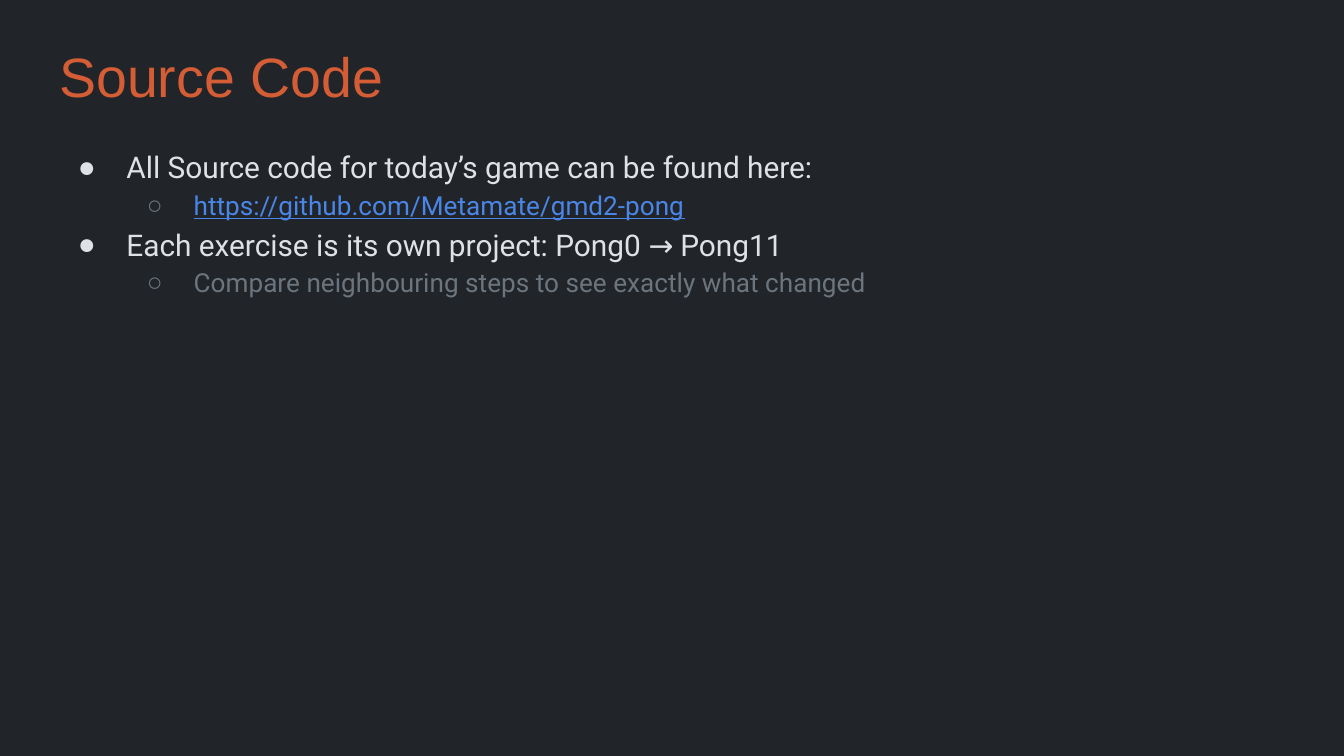
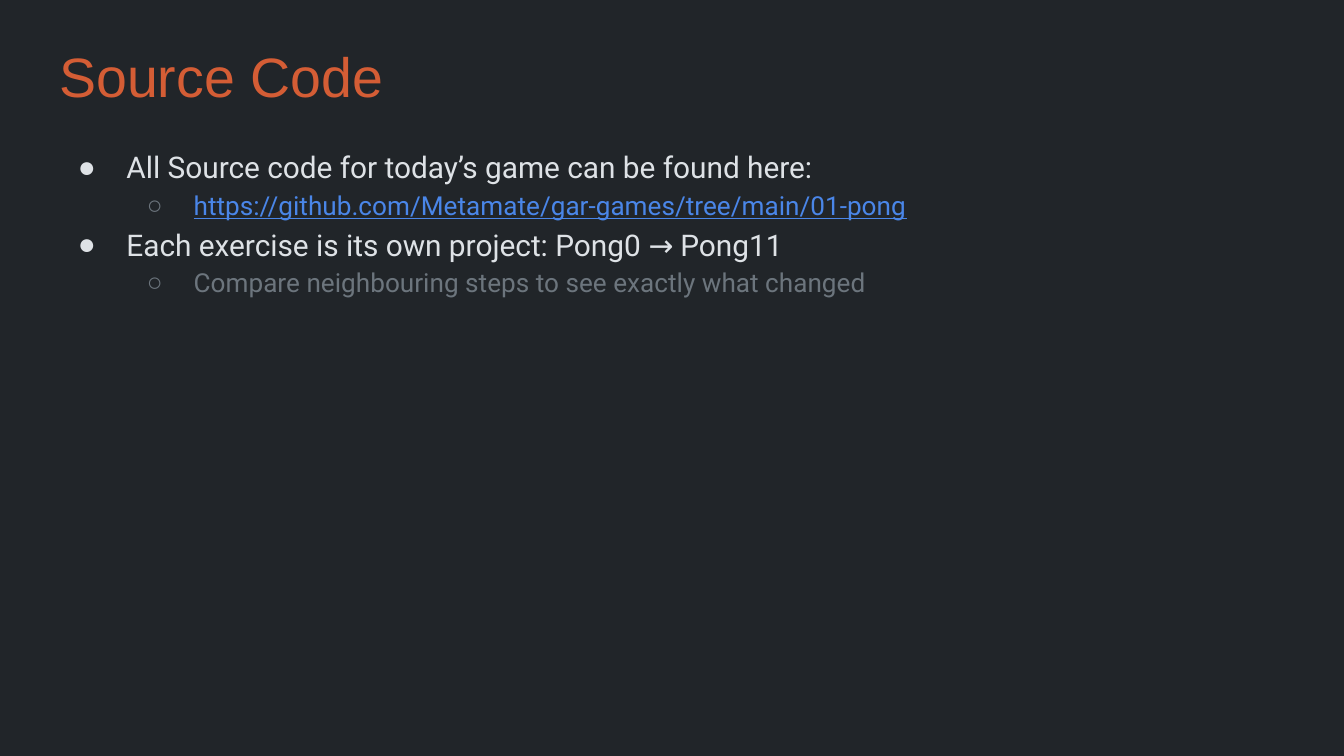
Before and after one commit to Metamate/gar, a slide deck: slide 17 of slides/01 Pong.pptx. Drawn at 1344x756 pixels with LibreOffice and Linux fonts; fonts in the diff are those of the drawing. Boxes give left, top, right and bottom in pixels: in the first picture for what was removed or moved away, otherwise in the second. Text is boxed around its words. In the diff, an @@ line names an element or a change of style, - is before the commit and + after.

```diff
--- a/slides/01 Pong.pptx
+++ b/slides/01 Pong.pptx
@@ text at bbox=[194, 195, 906, 221]: text changed @@
-  ○ https://github.com/Metamate/gmd2-pong
+  ○ https://github.com/Metamate/gar-games/tree/main/01-pong
```
Also in this commit, not shown: 2 other slides changed, 17 other files.
